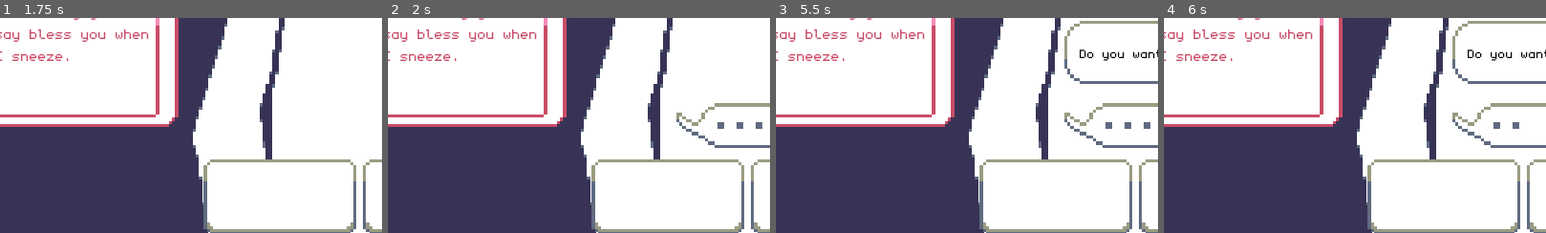
Above: before the commit, frames 1-4 (left to right).
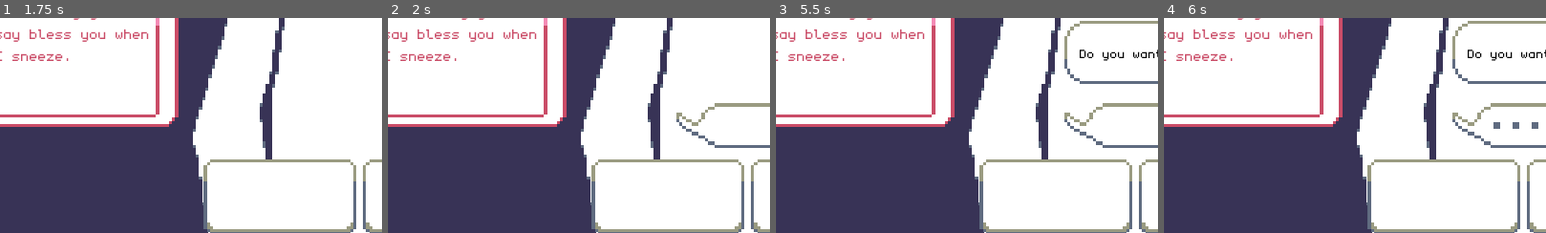
Above: after the commit, the same moments.

Repository: MaiGamesDev/PixelMate
Game: Godot game, scene res://Source/Chat/ChatRoom.tscn
Same seed, same stepped clock (60 frames per second), same inputs: the game is played once before the commit and once after it. This scene is started directly instead of the project's main scene.
Inputs (mouse positions are % of the whole screen's width and height, from its top left):
- Up to frame 1 (1.75 s): tap Enter at 0.5 s; move the mouse to (72, 45) at 0.52 s; click (72, 45) at 0.67 s; tap Space at 1.25 s; move the mouse to (30, 55) at 1.27 s; click (30, 55) at 1.42 s
- Up to frame 2 (2 s): no input
- Up to frame 3 (5.5 s): move the mouse to (60, 28) at 2.02 s; click (60, 28) at 2.17 s; move the mouse to (45, 70) at 2.77 s; click (45, 70) at 2.92 s; tap Enter at 3.5 s; move the mouse to (80, 65) at 3.52 s; click (80, 65) at 3.67 s; click (20, 86) at 4.25 s; tap Space at 5 s; move the mouse to (20, 35) at 5.02 s; click (20, 35) at 5.17 s
- Up to frame 4 (6 s): move the mouse to (55, 50) at 5.77 s; click (55, 50) at 5.92 s
The pictures show only the part of the screen within x 11-61%, y 48-98%; the shares and areas given below are measured in that part.

Frame 1 is identical in both runs. In frame 2, 0.2% of the frame differs, in the area x 86-98%, y 48-52%; in frame 3, 0.2%; in frame 4, less than 0.1%.

Commit message:
updated sfx

Diff:
--- a/PM/Resource/Dialogues/erika_2.json
+++ b/PM/Resource/Dialogues/erika_2.json
@@ -22,12 +22,12 @@
 				{
 					"text": "Never, my parents are nice people.",
 					"next": "erika_3",
-					"affection": 5
+					"affection": 10
 				},
 				{
 					"text": "Never, my parents are nice people.",
 					"next": "erika_3",
-					"affection": 5
+					"affection": 10
 				}
 			]
 		}
--- a/PM/Resource/Dialogues/erika_3.json
+++ b/PM/Resource/Dialogues/erika_3.json
@@ -21,12 +21,12 @@
 				{
 					"text": "Is that guy handsome?",
 					"next": "pass",
-					"affection": 0
+					"affection": -5
 				},
 				{
 					"text": "That's too bad.",
 					"next": "erika_4",
-					"affection": 15
+					"affection": 20
 				},
 				{
 					"text": "Just do what they say, breaking parents' word is bad.",
--- a/PM/Resource/Dialogues/erika_start.json
+++ b/PM/Resource/Dialogues/erika_start.json
@@ -17,12 +17,12 @@
 				{
 					"text": "Hello!",
 					"next": "erika_2",
-					"affection": 5
+					"affection": 10
 				},
 				{
 					"text": "Hi, I'm a 36-year-old divorced man.",
 					"next": "pass",
-					"affection": 5
+					"affection": 10
 				},
 				{
 					"text": "Whatsup.",
--- /dev/null
+++ b/PM/Source/Audio/SoundPlayer.gd
@@ -0,0 +1,6 @@
+extends AudioStreamPlayer
+
+
+
+func _on_SoundPlayer_finished():
+	queue_free()
--- /dev/null
+++ b/PM/Source/Audio/SoundPlayer.tscn
@@ -0,0 +1,10 @@
+[gd_scene load_steps=2 format=2]
+
+[ext_resource path="res://Source/Audio/SoundPlayer.gd" type="Script" id=1]
+
+[node name="SoundPlayer" type="AudioStreamPlayer"]
+volume_db = -10.0
+autoplay = true
+script = ExtResource( 1 )
+
+[connection signal="finished" from="." to="." method="_on_SoundPlayer_finished"]
--- a/PM/Source/Battle/BattleSystem.gd
+++ b/PM/Source/Battle/BattleSystem.gd
@@ -62,6 +62,7 @@
 	var text = ""
 	var girl_move = GameManager.get_girl_move()
 
+	play_skill_sound()
 	battle_container.hide()
 
 	match move:
@@ -154,6 +155,7 @@
 		girl_health = 0
 
 	girl_hp_bar.value = girl_health
+	play_hurt_sound()
 
 func get_damage(value):
 	var damage = rng.randf_range(value * 0.75, value * 1.25)
@@ -163,6 +165,7 @@
 		health = 0
 
 	hp_bar.value = health
+	play_hurt_sound()
 
 func catch():
 	var m = rng.randi_range(0, 255)
@@ -170,6 +173,7 @@
 	var health_thres = 100 - GameManager.get_girl_affection()
 	var f = (100 * 255 * health_thres) / (girl_health * 100)
 
+	play_throw_sound()
 	capsule_player.play("catch")
 	yield(capsule_player, "animation_finished")
 
@@ -177,24 +181,68 @@
 		catched = true
 
 		for i in 3:
+			play_shake_sound()
 			capsule_player.play("shake")
 			yield(capsule_player, "animation_finished")
 
+		play_win_sound()
 		capsule_player.play("success")
 		yield(capsule_player, "animation_finished")
 	else:
 		var shakes = rng.randi_range(0, 3)
 
 		for i in shakes:
+			play_shake_sound()
 			capsule_player.play("shake")
 			yield(capsule_player, "animation_finished")
 
+		play_fail_sound()
 		capsule_player.play("fail")
 		yield(capsule_player, "animation_finished")
 
 func next_scene():
 	get_tree().change_scene(next_scene_path)
 
+func play_hurt_sound():
+	var sound = load("res://Source/Audio/SoundPlayer.tscn").instance()
+	sound.stream = load("res://Sound/SFX/Hurt.mp3")
+
+	add_child(sound)
+
+func play_skill_sound():
+	var sound = load("res://Source/Audio/SoundPlayer.tscn").instance()
+	sound.stream = load("res://Sound/SFX/Gage_up.wav")
+
+	add_child(sound)
+
+func play_throw_sound():
+	var sound = load("res://Source/Audio/SoundPlayer.tscn").instance()
+	sound.stream = load("res://Sound/SFX/Ball_throw.wav")
+
+	add_child(sound)
+
+func play_shake_sound():
+	var sound = load("res://Source/Audio/SoundPlayer.tscn").instance()
+	sound.stream = load("res://Sound/SFX/Ball_shake.wav")
+
+	add_child(sound)
+
+func play_fail_sound():
+	var sound = load("res://Source/Audio/SoundPlayer.tscn").instance()
+	sound.stream = load("res://Sound/SFX/Catch_fail.wav")
+
+	add_child(sound)
+
+func play_win_sound():
+	var sound = load("res://Source/Audio/SoundPlayer.tscn").instance()
+	sound.stream = load("res://Sound/SFX/Gotcha.wav")
+
+	var sound2 = load("res://Source/Audio/SoundPlayer.tscn").instance()
+	sound2.stream = load("res://Sound/SFX/You_win.mp3")
+
+	add_child(sound)
+	add_child(sound2)
+
 func _on_Flirt_pressed() -> void:
 	move = GameManager.MOVE.FLIRT
 	play_turn()
--- a/PM/Source/Chat/Chat.gd
+++ b/PM/Source/Chat/Chat.gd
@@ -7,12 +7,20 @@
 func init(texture):
 	$Portrait.texture = texture
 
+
 func update_text(dialogue, skip_line = 0):
 	typing_bubble.visible = false
 	bubble.visible = true
 	message.text = dialogue
 	message.lines_skipped = skip_line
 
+	play_chat_sound()
+
+func play_chat_sound():
+	var sound = load("res://Source/Audio/SoundPlayer.tscn").instance()
+	sound.stream = load("res://Sound/SFX/Notification.wav")
+	add_child(sound)
+
 func is_shown_all() -> bool:
 	return message.max_lines_visible >= message.get_line_count() - message.lines_skipped
 
--- a/PM/Source/Chat/Chat.tscn
+++ b/PM/Source/Chat/Chat.tscn
@@ -42,7 +42,6 @@
 script = ExtResource( 4 )
 __meta__ = {
 "_edit_horizontal_guides_": [ 40.0 ],
-"_edit_use_anchors_": false,
 "_edit_vertical_guides_": [ 210.0 ]
 }
 
@@ -62,7 +61,6 @@
 position = Vector2( 82, 24 )
 frames = SubResource( 12 )
 animation = "typing"
-frame = 3
 playing = true
 
 [node name="SpeechBubble" type="NinePatchRect" parent="."]
--- a/PM/Source/Chat/ChatSystem.gd
+++ b/PM/Source/Chat/ChatSystem.gd
@@ -114,6 +114,11 @@
 	scrollcon.set_v_scroll(scrollcon.get_v_scrollbar().max_value)
 
 func check_affection(affection):
+	if affection > 0:
+		play_gage_up_sound()
+	if affection < 0:
+		play_gage_down_sound()
+
 	current_affection += affection
 
 	if(current_affection < 0):
@@ -200,6 +205,18 @@
 		next_scene_path = "res://Source/Main/GameOver.tscn"
 		$AnimationPlayer.play("fadeout")
 
+func play_gage_up_sound():
+	var sound = load("res://Source/Audio/SoundPlayer.tscn").instance()
+	sound.stream = load("res://Sound/SFX/Gage_up.wav")
+
+	add_child(sound)
+
+func play_gage_down_sound():
+	var sound = load("res://Source/Audio/SoundPlayer.tscn").instance()
+	sound.stream = load("res://Sound/SFX/Gage_down.wav")
+
+	add_child(sound)
+
 func _on_FirstChoice_pressed() -> void:
 	disable_buttons()
 	player_chat.update_text(dialogues["events"][current_index]["choices"][0]["text"], 0)
--- a/PM/Source/Main/Button.gd
+++ b/PM/Source/Main/Button.gd
@@ -18,6 +18,8 @@
 	connect("button_up",self,"_on_button_up")
 
 func _on_button_down():
+	play_pressed_sound()
+
 	if texture != null:
 		texture.rect_position.y = texture_origin_y + pressed_space
 	if label != null:
@@ -41,3 +43,9 @@
 		texture.rect_position.y = texture_origin_y
 	if label != null:
 		label.rect_position.y = label_origin_y
+
+func play_pressed_sound():
+	var sound = load("res://Source/Audio/SoundPlayer.tscn").instance()
+	sound.stream = load("res://Sound/SFX/Button_Pressed.wav")
+
+	add_child(sound)
Not shown, added: PM/Art/Lucky/PixelMate Cover.png.import
Not shown, added: PM/Art/Lucky/PixelMate Logo.png.import
Not shown, added: PM/Sound/BGM/late-night-radio-by-kevin-macleod-from-filmmusic-io.mp3.import
Not shown, added: PM/Sound/SFX/Ball_shake.wav.import
Not shown, added: PM/Sound/SFX/Ball_throw.wav.import
Not shown, added: PM/Sound/SFX/Button_Pressed.wav.import
Not shown, added: PM/Sound/SFX/Catch_fail.wav.import
Not shown, added: PM/Sound/SFX/Gage_down.wav.import
Not shown, added: PM/Sound/SFX/Gage_up.wav.import
Not shown, added: PM/Sound/SFX/Gotcha.wav.import
Not shown, added: PM/Sound/SFX/Hurt.mp3.import
Not shown, added: PM/Sound/SFX/Swing.wav.import
(and 14 more such lines)
